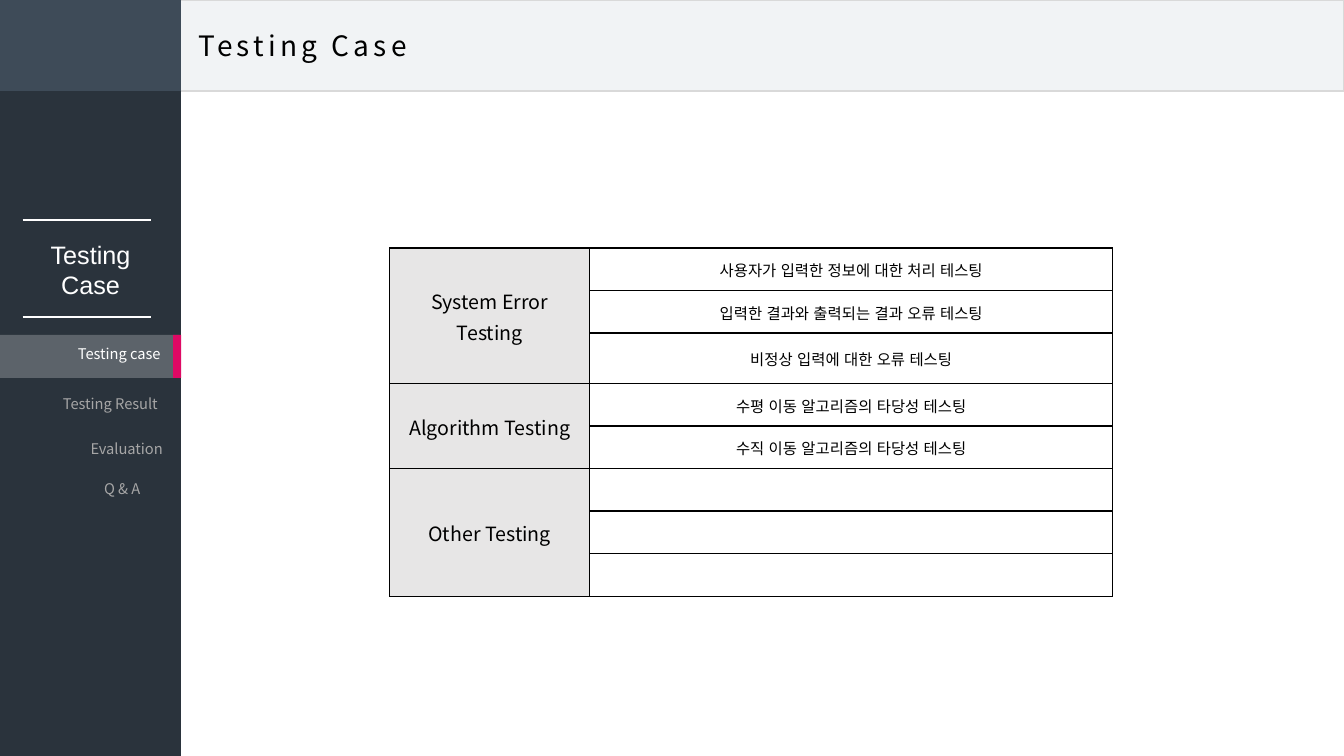
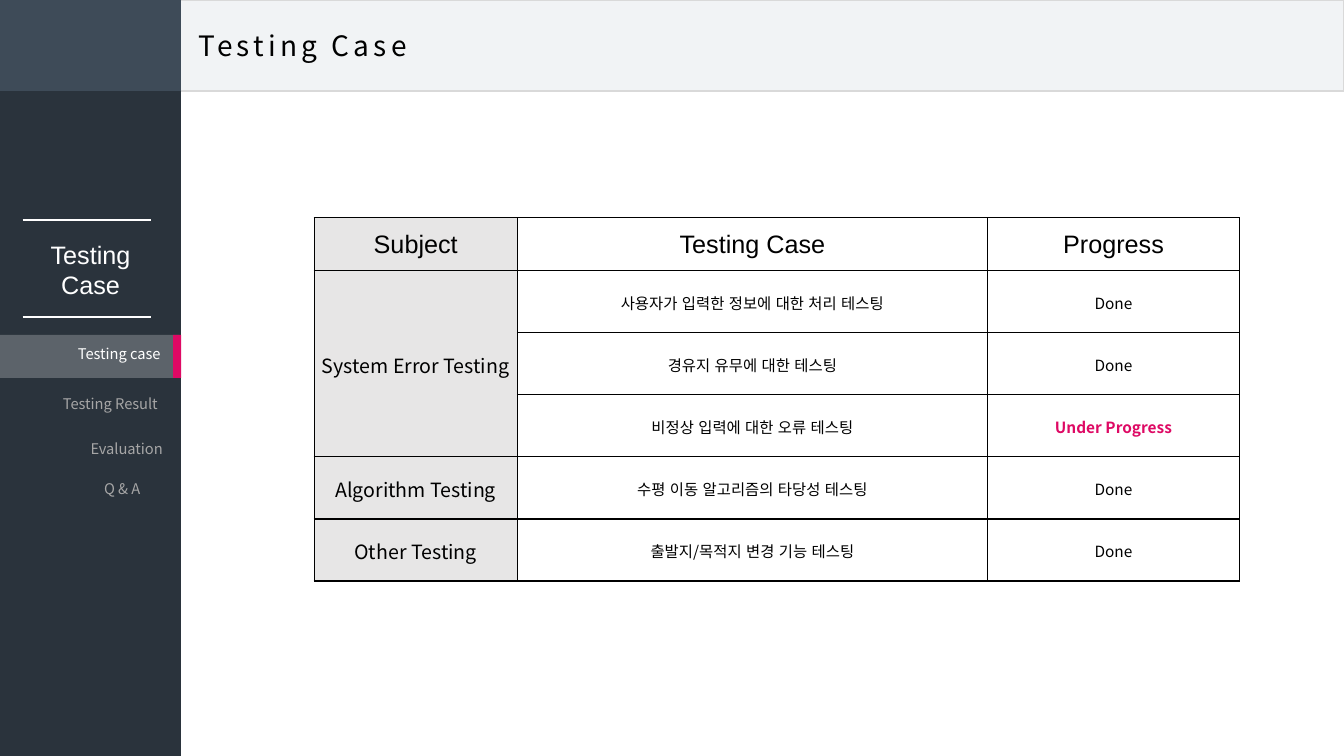
Before and after one commit to DDoGuSulGye/Presentation, a slide deck: slide 10 of Presentation Data/05. Testing & Evaluation.pptx (slide 9 before the commit). Drawn at 1344x756 pixels with LibreOffice and Linux fonts; fonts in the diff are those of the drawing. Boxes give left, top, right and bottom in pixels: in the first picture for what was removed or moved away, otherwise in the second. Text is boxed around its words. In the diff, an @@ line names an element or a change of style, - is before the commit and + after.

```diff
--- a/Presentation Data/05. Testing & Evaluation.pptx
+++ b/Presentation Data/05. Testing & Evaluation.pptx
@@ table at bbox=[315, 218, 1240, 581] @@
-System Error Testing | 사용자가 입력한 정보에 대한 처리 테스팅
- | 입력한 결과와 출력되는 결과 오류 테스팅
- | 비정상 입력에 대한 오류 테스팅
-Algorithm Testing | 수평 이동 알고리즘의 타당성 테스팅
- | 수직 이동 알고리즘의 타당성 테스팅
-Other Testing | 
- | 
- | 
+Subject | Testing Case | Progress
+System Error Testing | 사용자가 입력한 정보에 대한 처리 테스팅 | Done
+ | 경유지 유무에 대한 테스팅 | Done
+ | 비정상 입력에 대한 오류 테스팅 | Under Progress
+Algorithm Testing | 수평 이동 알고리즘의 타당성 테스팅 | Done
+Other Testing | 출발지/목적지 변경 기능 테스팅 | Done
@@ table: place and size @@
-table at bbox=[390, 248, 1114, 589]
+table at bbox=[315, 218, 1240, 581]
```
Also in this commit, not shown: 10 other slides changed, 6 slides added, 1 slide removed, 5 other files.
